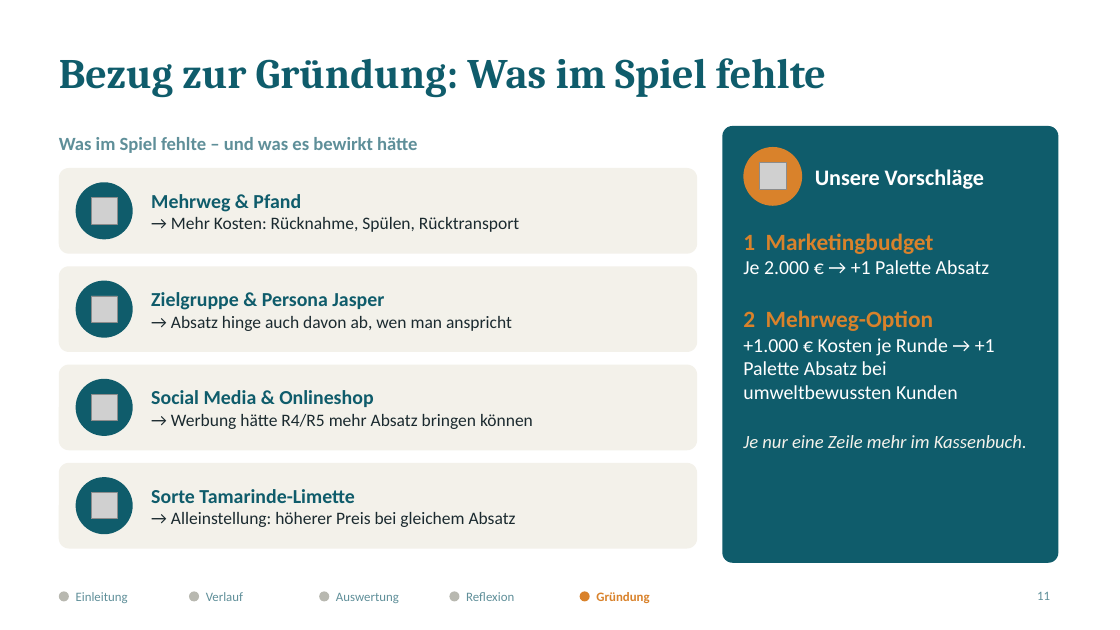
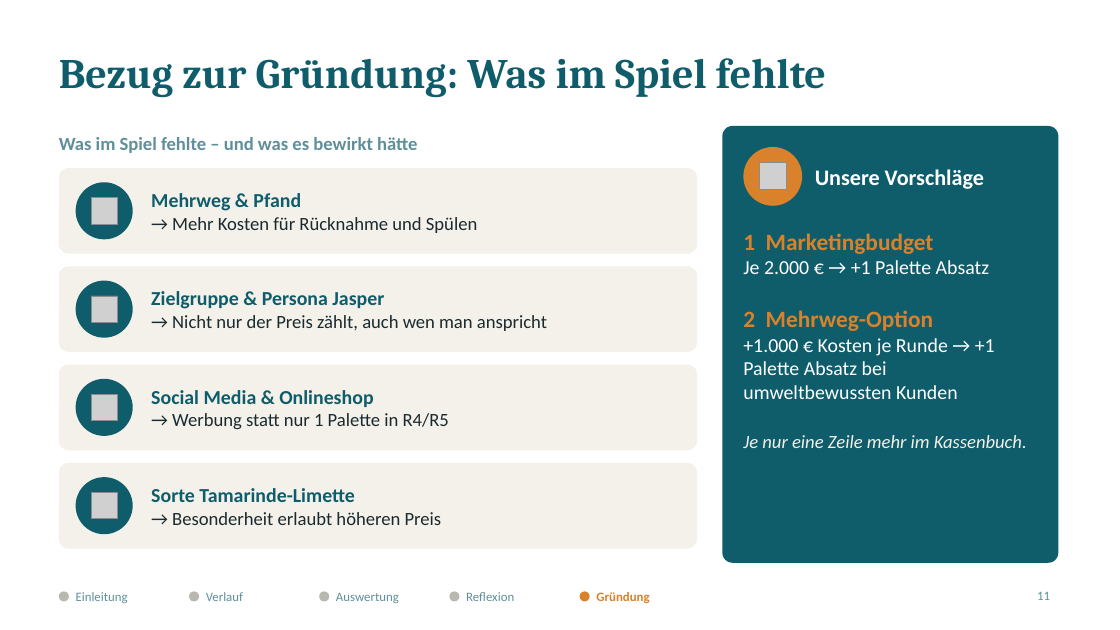
Before and after one commit to jofy0002/claude-workspace, a slide deck: slide 11 of endpraesentation/Elbharz_Endpraesentation.pptx. Drawn at 1120x630 pixels with LibreOffice and Linux fonts; fonts in the diff are those of the drawing; grey boxes stand for pictures. Boxes give left, top, right and bottom in pixels: in the first picture for what was removed or moved away, otherwise in the second. Text is boxed around its words. In the diff, an @@ line names an element or a change of style, - is before the commit and + after.

```diff
--- a/endpraesentation/Elbharz_Endpraesentation.pptx
+++ b/endpraesentation/Elbharz_Endpraesentation.pptx
@@ text at <box>172,217,477,233</box>: text changed; size 15 to 16 pt @@
-→ Mehr Kosten: Rücknahme, Spülen, Rücktransport
+→ Mehr Kosten für Rücknahme und Spülen
@@ text at <box>172,315,547,331</box>: text changed; size 15 to 16 pt @@
-→ Absatz hinge auch davon ab, wen man anspricht
+→ Nicht nur der Preis zählt, auch wen man anspricht
@@ text at <box>172,413,449,429</box>: text changed; size 15 to 16 pt @@
-→ Werbung hätte R4/R5 mehr Absatz bringen können
+→ Werbung statt nur 1 Palette in R4/R5
@@ text at <box>172,512,442,525</box>: text changed; size 15 to 16 pt @@
-→ Alleinstellung: höherer Preis bei gleichem Absatz
+→ Besonderheit erlaubt höheren Preis
```
Also in this commit, not shown: 6 other slides changed, 3 slides added, 2 slides removed, 7 other files.
